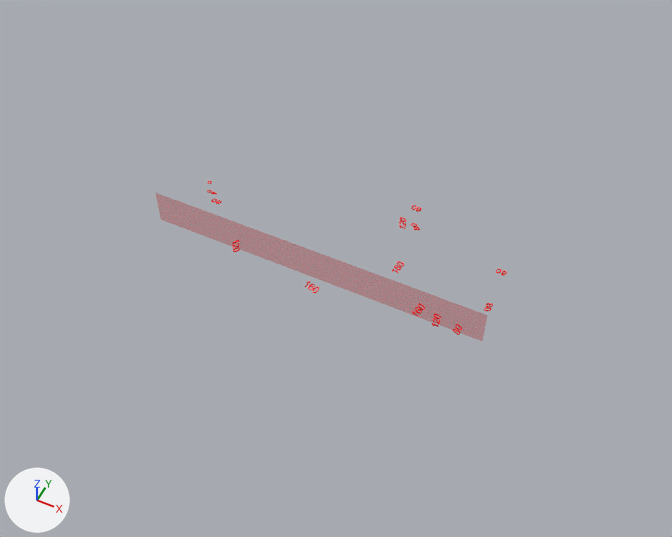
An edit to the glTF model superficies/adrianopolis2a.gltf, drawn before and after from the same camera.
Camera for both pictures: a camera (50 mm lens) standing at (1656.0, -2835.0, 3755.0) and looking at (37.0, 403.0, -293.0). Lighting does not change. The marker at lower left points along +X, +Y and +Z. Where no turn or scale is listed for an object, it has been applied to the vertices.

Objects in the first picture: 'Mesh_3', 'Revestimento externo'.
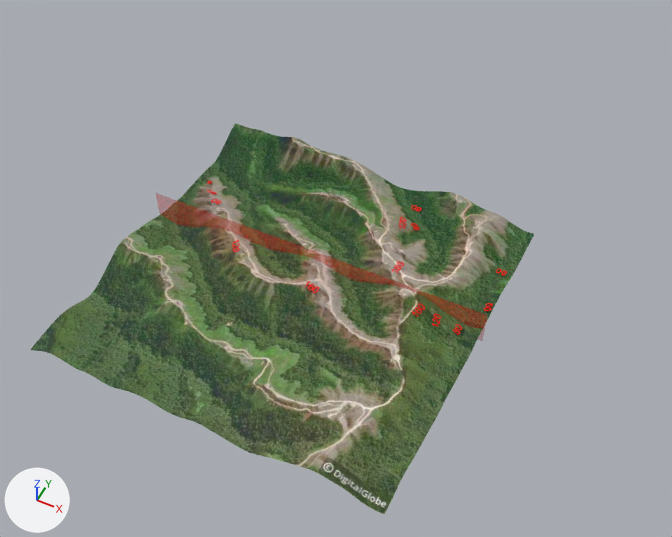
Changed parts and their boxes [x1, y1, x2, y2] in the pictures (672 x 537 px):
'root', now drawn (green): after [30, 123, 534, 514]
    faces in mat_location_snapshot_1 (picture img_image_0): [30, 123, 534, 514]
    faces in mat_cor_a05 (red #ff0000): [156, 193, 487, 341]
    faces in mat_color_a05_1 (red #ff0000): [207, 181, 507, 335]
'Mesh_3', deleted: before [156, 193, 487, 341]
'Revestimento externo', deleted (red): before [207, 181, 507, 335]

The change, as a list of edits to the scene's bpy script:
```text
Add img_image_0:
    img_image_0 = load_image('Image_0', '_unpacked/Image_0', 512, 768, 'sRGB')
Add mat_location_snapshot_1:
    mat_location_snapshot_1 = principled_material('Location Snapshot#1')
    mat_location_snapshot_1.texture = img_image_0
    mat_location_snapshot_1.metallic = 0.1
    mat_location_snapshot_1.roughness = 0.9
Add me_mesh_2_1:
    me_mesh_2_1.from_pydata(...)  # 9978 vertices, 19662 faces; spans x -1014.0..1014.0, y -1009.0..1013.0, z -155.0..79.0
    # faces by material slot: [2, 11916, 7744]
    me_mesh_2_1.materials.append(mat_cor_a05)  # red #ff0000
    me_mesh_2_1.materials.append(mat_location_snapshot_1)  # picture img_image_0
    me_mesh_2_1.materials.append(mat_color_a05_1)  # red #ff0000
Change ob_root:
    ob_root: bpy.data.objects.new('root', None) -> bpy.data.objects.new('root', me_mesh_2_1)
Remove ob_mesh_3:
    ob_mesh_3 = bpy.data.objects.new('Mesh_3', me_mesh_3)
    ob_mesh_3.location = (0.0, 0.0, 0.0)
Remove ob_revestimento_externo:
    ob_revestimento_externo = bpy.data.objects.new('Revestimento externo', me_mesh_2)
    ob_revestimento_externo.location = (0.0, 0.0, 0.0)
```
